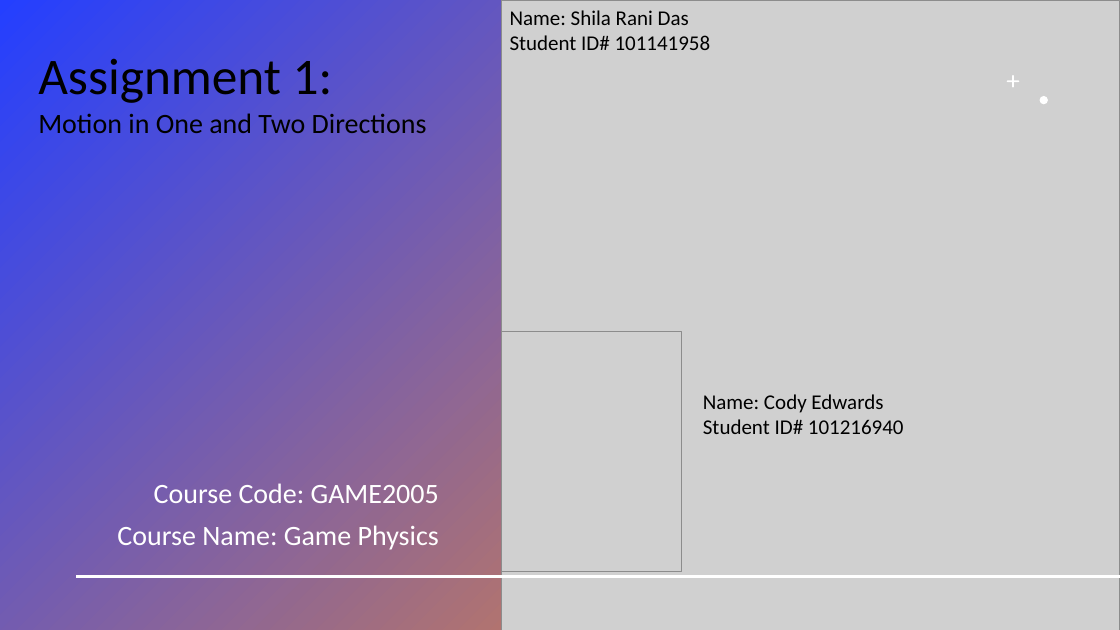
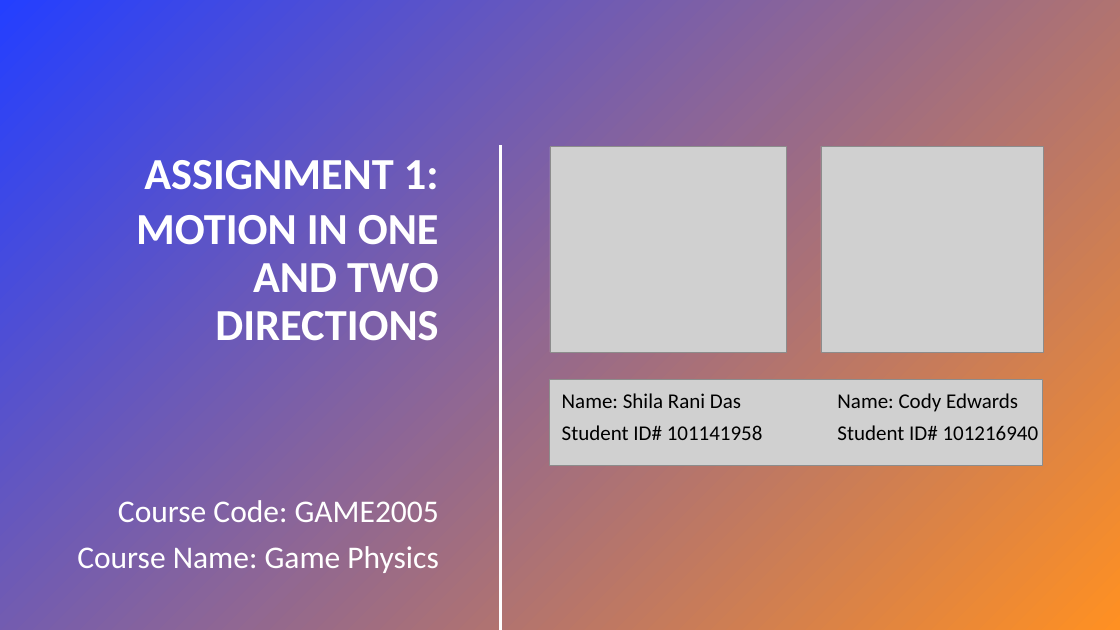
Before and after one commit to shilaranidas/GAME2005-Group1-A1, a slide deck: slide 1 of Documentation/Slide deck intro.pptx. Drawn at 1120x630 pixels with LibreOffice and Linux fonts; fonts in the diff are those of the drawing; grey boxes stand for pictures. Boxes give left, top, right and bottom in pixels: in the first picture for what was removed or moved away, otherwise in the second. Text is boxed around its words. In the diff, an @@ line names an element or a change of style, - is before the commit and + after.

Commit message:
add my picture in ppt

```diff
--- a/Documentation/Slide deck intro.pptx
+++ b/Documentation/Slide deck intro.pptx
@@ freeform shape removed at bbox=[1007, 75, 1019, 87] @@
@@ freeform shape removed at bbox=[1040, 96, 1049, 104] @@
@@ line added from (501, 146) to (501, 629), #FFFFFF 2 pt @@
@@ picture added at bbox=[550, 147, 787, 352] @@
@@ picture: place and size @@
-picture at bbox=[502, 332, 681, 571]
+picture at bbox=[821, 146, 1043, 352]
@@ text at bbox=[136, 160, 439, 341]: text changed; size 24 to 38 pt; text colour #000000 to #FFFFFF; bold on @@
-Assignment 1:
-Motion in One and Two Directions
+ASSIGNMENT 1:
+MOTION IN ONE AND TWO DIRECTIONS
@@ picture: place and size @@
-picture at bbox=[502, 0, 1120, 630]
+picture at bbox=[550, 379, 1044, 465]
@@ text "Name: Shila Rani Das" at bbox=[562, 393, 763, 440]: more space between paragraphs @@
@@ text "Name: Shila Rani Das": place and size @@
-text "Name: Shila Rani Das" at bbox=[510, 10, 711, 50]
+text "Name: Shila Rani Das" at bbox=[562, 393, 763, 440]
@@ text "Name: Cody Edwards": place and size @@
-text "Name: Cody Edwards" at bbox=[703, 394, 904, 434]
+text "Name: Cody Edwards" at bbox=[837, 393, 1039, 440]
@@ text "Name: Cody Edwards" at bbox=[837, 393, 1039, 440]: more space between paragraphs @@
@@ subtitle "Course Code: GAME2005": place and size @@
-subtitle "Course Code: GAME2005" at bbox=[117, 483, 439, 550]
+subtitle "Course Code: GAME2005" at bbox=[77, 500, 439, 573]
@@ subtitle "Course Code: GAME2005" at bbox=[77, 500, 439, 573]: size 24 to 27 pt @@
@@ line removed from (1120, 576) to (77, 576) @@
```
